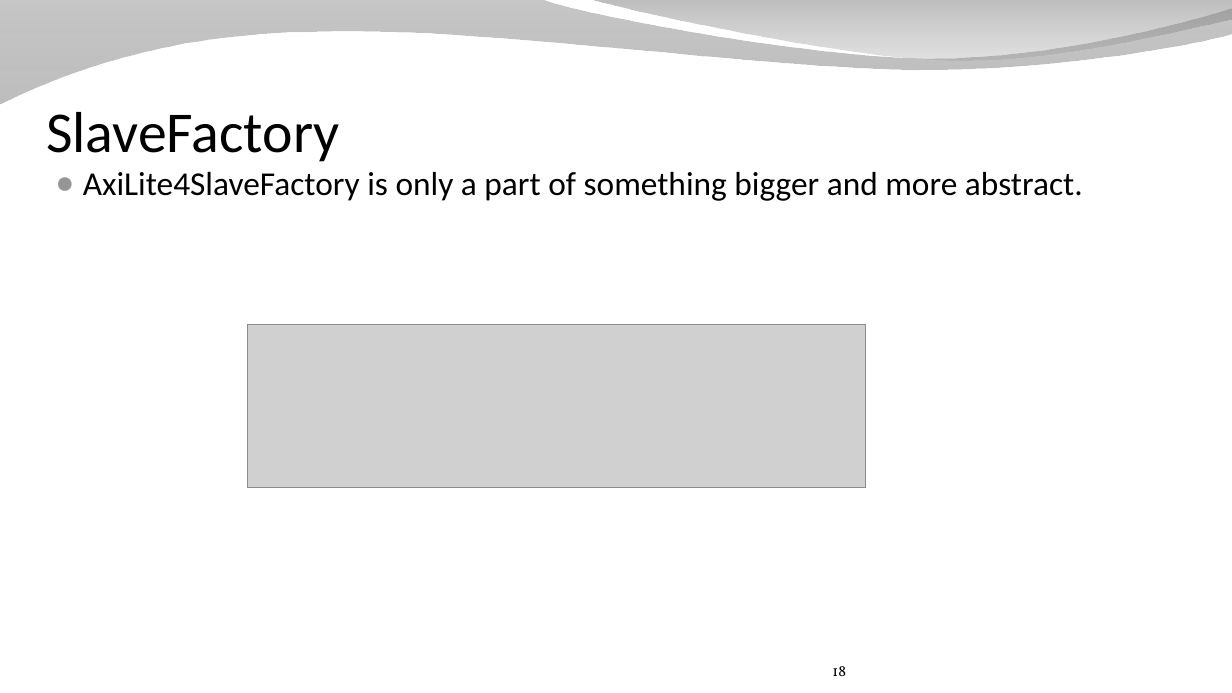
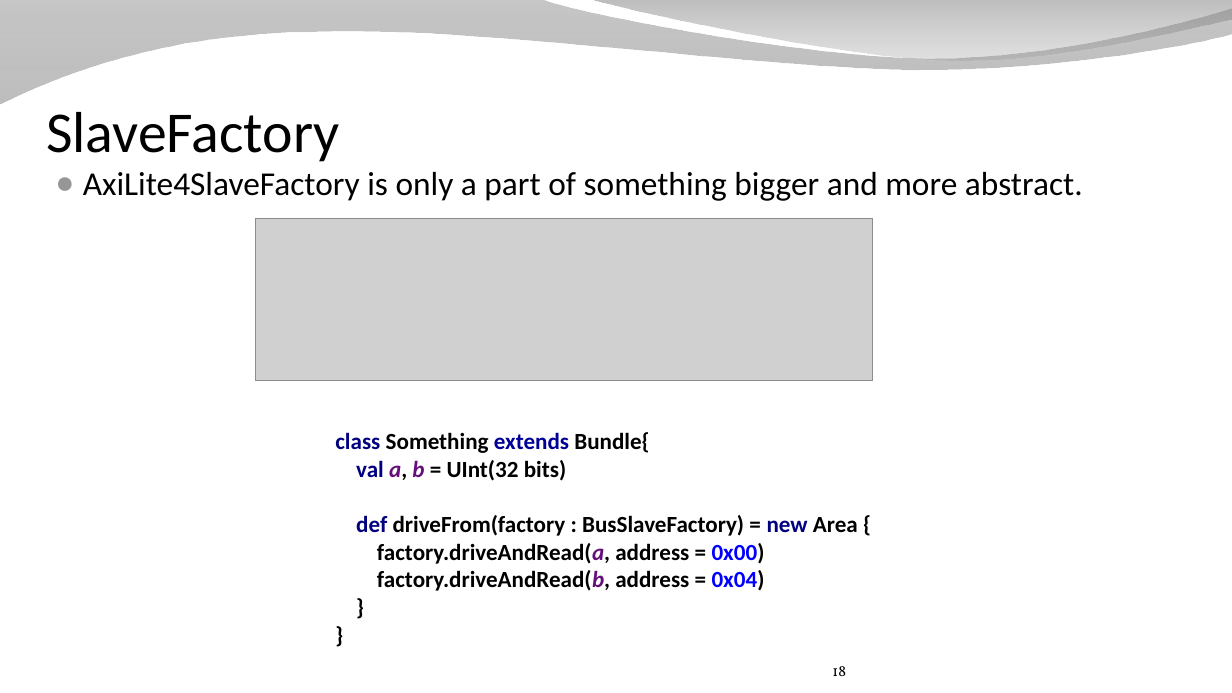
Before and after one commit to SpinalHDL/SpinalDoc, a slide deck: slide 18 of presentation/en/workshop/taste.odp. Drawn at 1232x693 pixels with LibreOffice and Linux fonts; fonts in the diff are those of the drawing; grey boxes stand for pictures; background and template pictures are left out. Boxes give left, top, right and bottom in pixels: in the first picture for what was removed or moved away, otherwise in the second. Text is boxed around its words. In the diff, an @@ line names an element or a change of style, - is before the commit and + after.

```diff
--- a/presentation/en/workshop/taste.odp
+++ b/presentation/en/workshop/taste.odp
@@ picture: place and size @@
-picture at [248, 324, 865, 487]
+picture at [255, 218, 873, 380]
@@ text added at [335, 432, 858, 591], 18 pt, text #000000, bold @@
+class Something extends Bundle{
+val a, b = UInt(32 bits)
+def driveFrom(factory : BusSlaveFactory) = new Area {
+factory.driveAndRead(a, address = 0x00)
+factory.driveAndRead(b, address = 0x04)
+}
+}
```
Also in this commit, not shown: 2 other slides changed, 4 other files.
